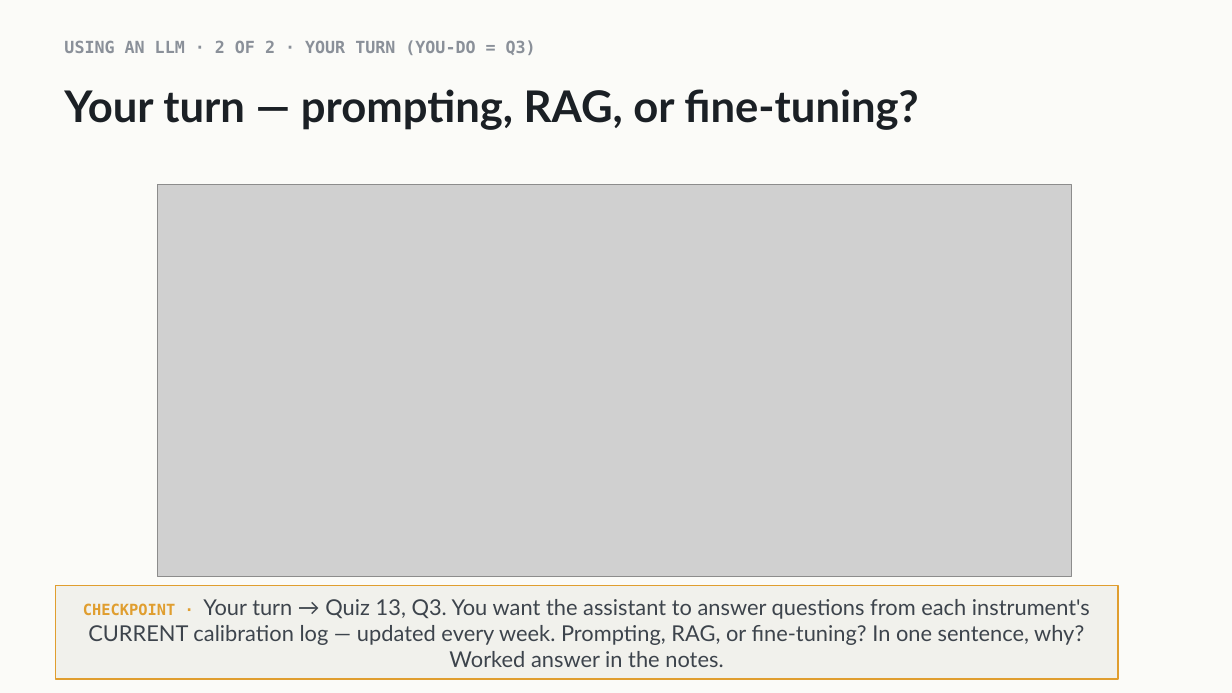
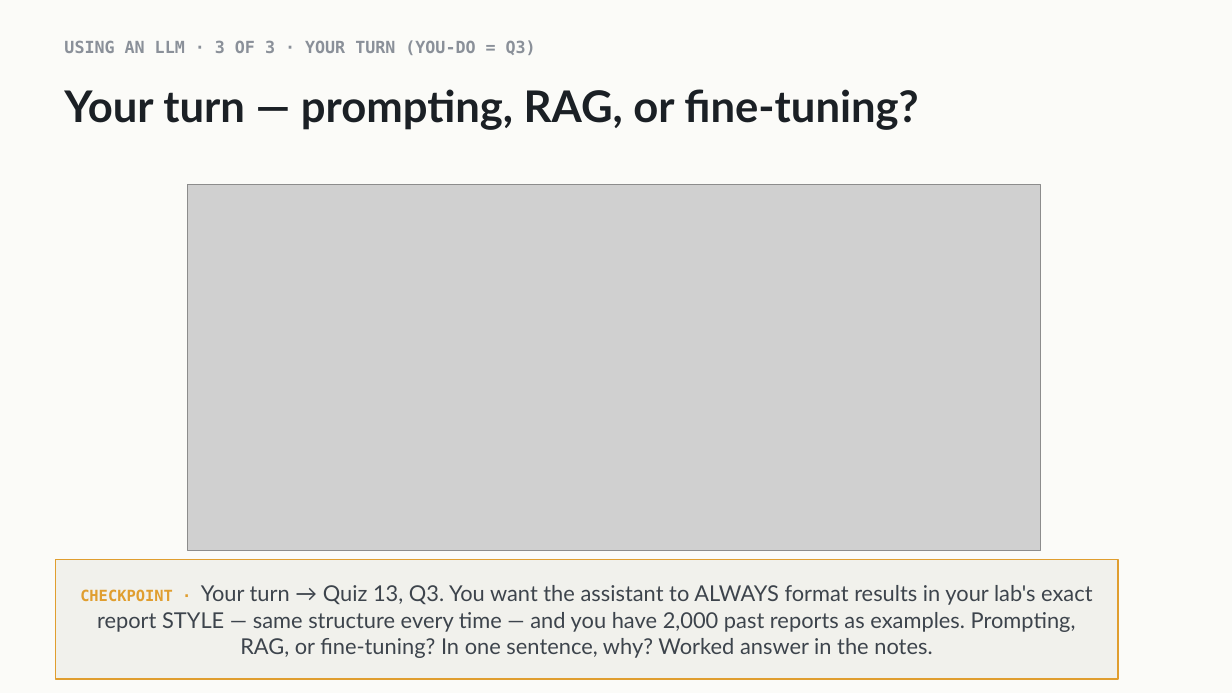
Before and after one commit to indigobio/msacl_dl_course, a slide deck: slide 16 of slides/pptx/lecture13_llms_landscape.pptx (slide 15 before the commit). Drawn at 1232x693 pixels with LibreOffice and Linux fonts; fonts in the diff are those of the drawing; grey boxes stand for pictures. Boxes give left, top, right and bottom in pixels: in the first picture for what was removed or moved away, otherwise in the second. Text is boxed around its words. In the diff, an @@ line names an element or a change of style, - is before the commit and + after.

```diff
--- a/slides/pptx/lecture13_llms_landscape.pptx
+++ b/slides/pptx/lecture13_llms_landscape.pptx
@@ text at (x1=64, y1=40, x2=536, y2=55): text changed @@
-USING AN LLM · 2 OF 2 · YOUR TURN (YOU-DO = Q3)
+USING AN LLM · 3 OF 3 · YOUR TURN (YOU-DO = Q3)
@@ picture resized from (x1=157, y1=185, x2=1071, y2=577) to (x1=188, y1=185, x2=1041, y2=551) @@
@@ rectangle "CHECKPOINT · Your turn → ..." resized from (x1=55, y1=586, x2=1118, y2=679) to (x1=55, y1=560, x2=1118, y2=679) @@
@@ text in rectangle at (x1=80, y1=585, x2=1092, y2=658): text changed @@
-CHECKPOINT · Your turn → Quiz 13, Q3. You want the assistant to answer questions from each instrument's CURRENT calibration log — updated every week. Prompting, RAG, or fine-tuning? In one sentence, why? Worked answer in the notes.
+CHECKPOINT · Your turn → Quiz 13, Q3. You want the assistant to ALWAYS format results in your lab's exact report STYLE — same structure every time — and you have 2,000 past reports as examples. Prompting, RAG, or fine-tuning? In one sentence, why? Worked answer in the notes.
```
Also in this commit, not shown: 5 other slides changed, 1 slide added, 10 other files.
